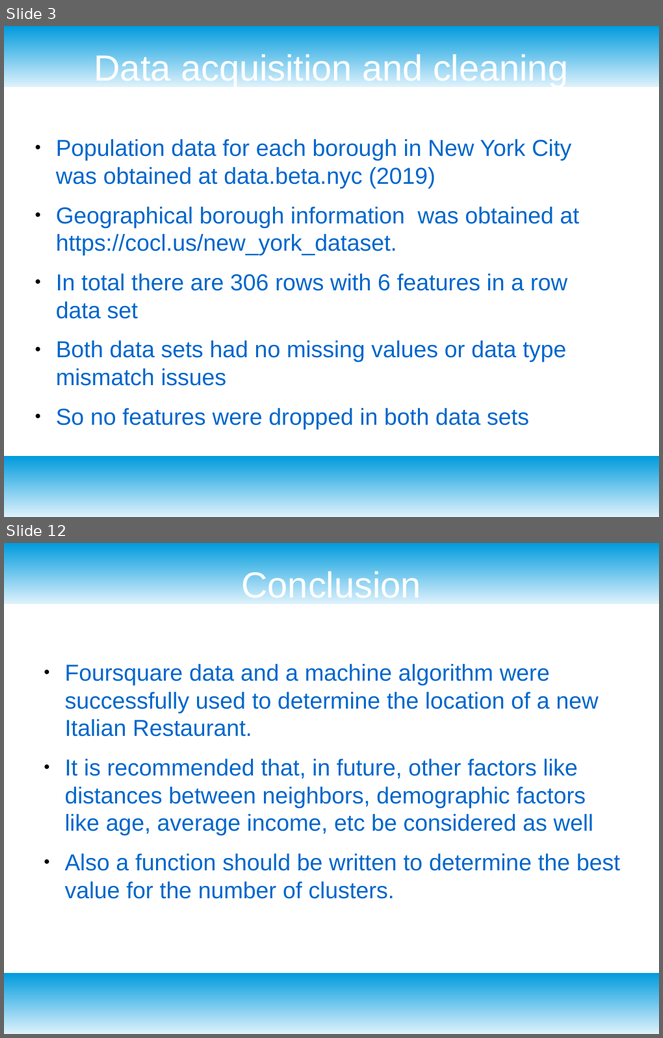
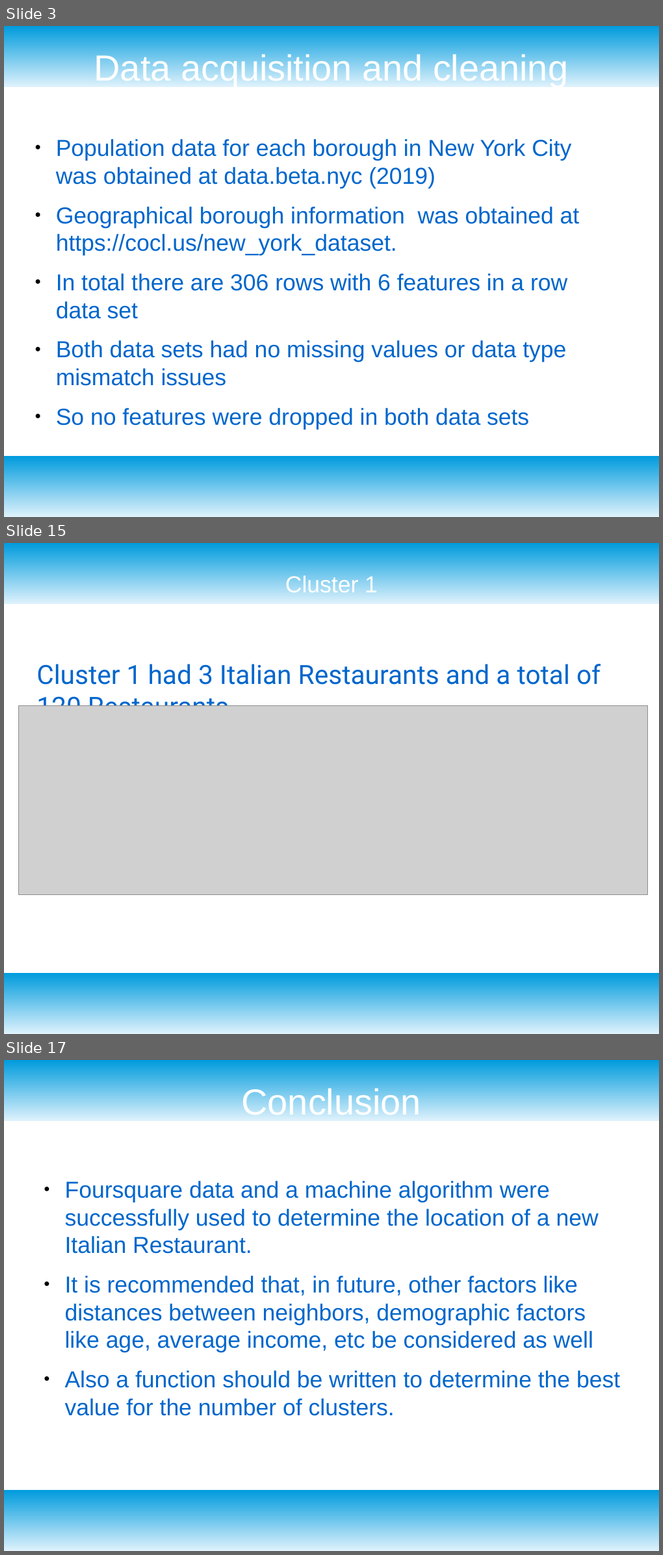
Before and after one commit to Tatenda23/Cousera_Capstone, a slide deck: Presentation.odp. Shown one above the other, each under a label of ours: slides 3 and 12 before the commit, slides 3, 15 and 17 after it; the slides between them are not shown. The pictures are 663x1038 and 663x1555 pixels, drawn with LibreOffice and Linux fonts; fonts in the diff are those of the drawing; grey boxes stand for pictures. Boxes give left, top, right and bottom in pixels: in the first picture for what was removed or moved away, otherwise in the second. Text is boxed around its words. In the diff, an @@ line names an element or a change of style, - is before the commit and + after.

```diff
--- a/Presentation.odp
+++ b/Presentation.odp
@@ slide 15 added at <box>4,543,659,1034</box>, background #FFFFFF; not listed: 2 template elements that a slide beside it also shows @@
@@ title added at <box>285,574,378,592</box>, 28 pt, text #FFFFFF @@
+Cluster 1
@@ text added at <box>36,664,601,706</box>, 32 pt, text #0066CC @@
+Cluster 1 had 3 Italian Restaurants and a total of 120 Restaurants
@@ picture added at <box>19,706,648,895</box> @@
@@ what was slide 12 is now slide 17 @@
```
Also in this commit, not shown: 5 slides changed, 7 other slides added, 3 slides removed, 2 other files.
